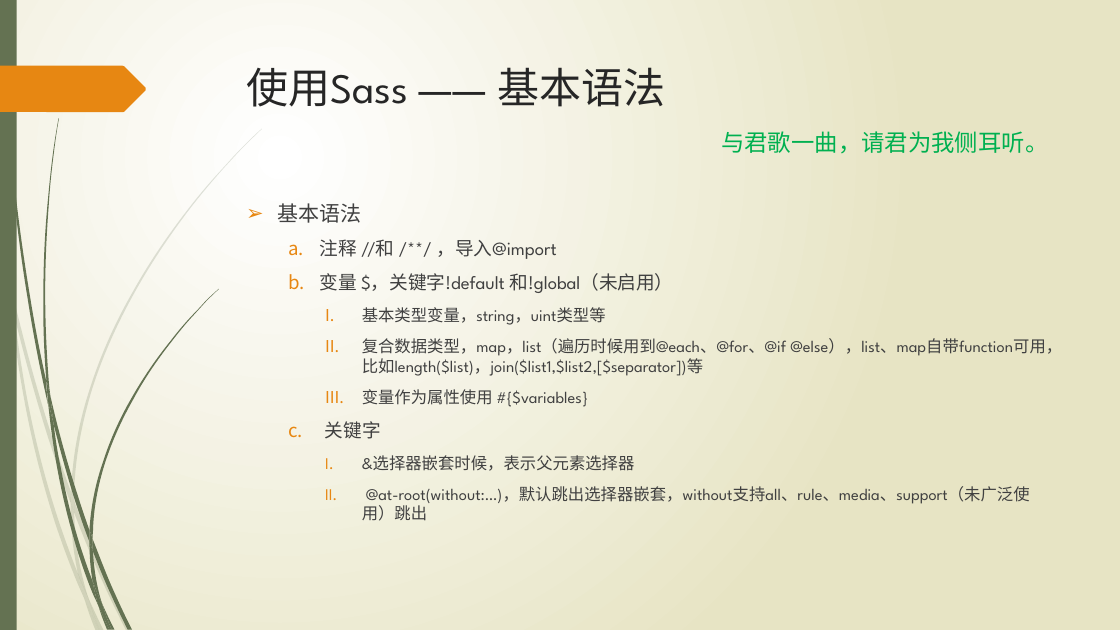
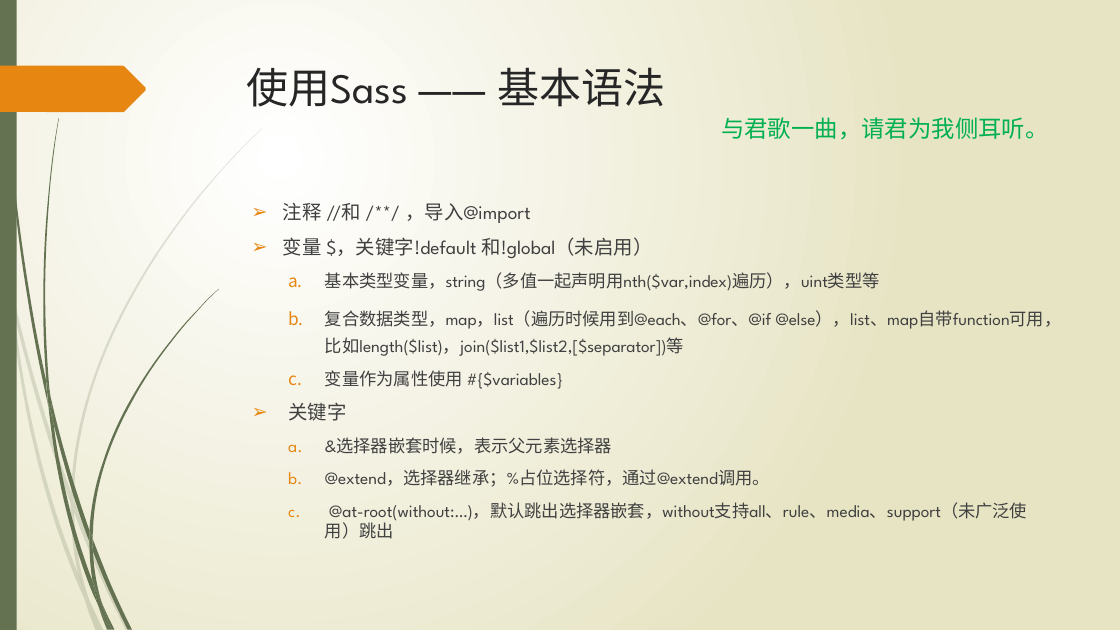
Before and after one commit to wangweihui/sassdemo, a slide deck: slide 7 of SASS愈行愈远.pptx. Drawn at 1120x630 pixels with LibreOffice and Linux fonts; fonts in the diff are those of the drawing. Boxes give left, top, right and bottom in pixels: in the first picture for what was removed or moved away, otherwise in the second. Text is boxed around its words. In the diff, an @@ line names an element or a change of style, - is before the commit and + after.

```diff
--- a/SASS愈行愈远.pptx
+++ b/SASS愈行愈远.pptx
@@ text "与君歌一曲，请君为我侧耳听。": place and size @@
-text "与君歌一曲，请君为我侧耳听。" at (721, 131, 1048, 154)
+text "与君歌一曲，请君为我侧耳听。" at (721, 117, 1048, 140)
@@ text at (278, 203, 362, 223): paragraph removed @@
-➢ 基本语法
@@ text at (283, 203, 1062, 539): size 16 to 16.6 pt in "注释 //和 /**/ ，导入@import", "变量 $，关键字!default 和!global（未启用）", "关键字"; size 14 to 14.8 pt in "复合数据类型，map，list（遍历时候用到@each、@for、@if @else），list、map自带functi ...", "变量作为属性使用 #{$variables}", "&选择器嵌套时候，表示父元素选择器", "@at-root(without:…)，默认跳出选择器嵌套，without支持all、rule、media、suppor ..."; bullet a. to ➢; list level 2 to 1 in "注释 //和 /**/ ，导入@import"; list level 2 to 1 in "变量 $，关键字!default 和!global（未启用）"; bullet I. to a.; list level 3 to 2 in "复合数据类型，map，list（遍历时候用到@each、@for、@if @else），list、map自带functi ..."; line spacing 1 to 1.3; list level 3 to 2 in "变量作为属性使用 #{$variables}"; list level 2 to 1 in "关键字"; list level 3 to 2 in "&选择器嵌套时候，表示父元素选择器"; list level 3 to 2 in "@at-root(without:…)，默认跳出选择器嵌套，without支持all、rule、media、suppor ..." @@
@@ text at (325, 272, 880, 291): text changed; size 14 to 14.8 pt @@
-    I. 基本类型变量，string，uint类型等
+  a. 基本类型变量，string（多值一起声明用nth($var,index)遍历），uint类型等
@@ text at (325, 469, 770, 487): paragraph added @@
+  b. @extend，选择器继承；%占位选择符，通过@extend调用。
```
Also in this commit, not shown: 2 other slides changed.
